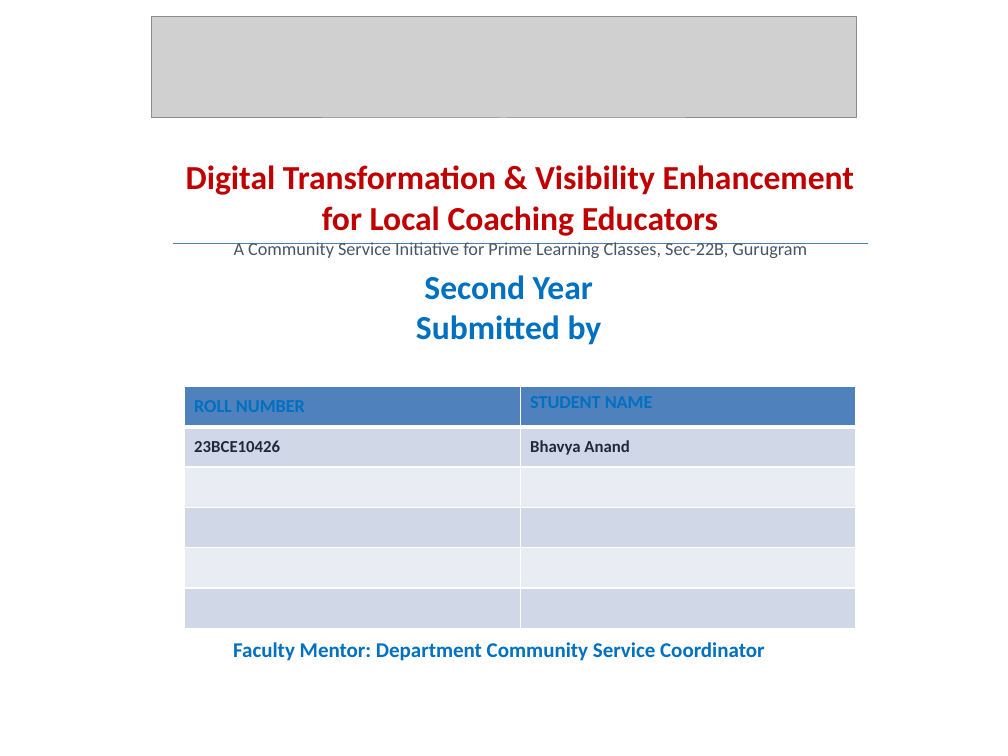
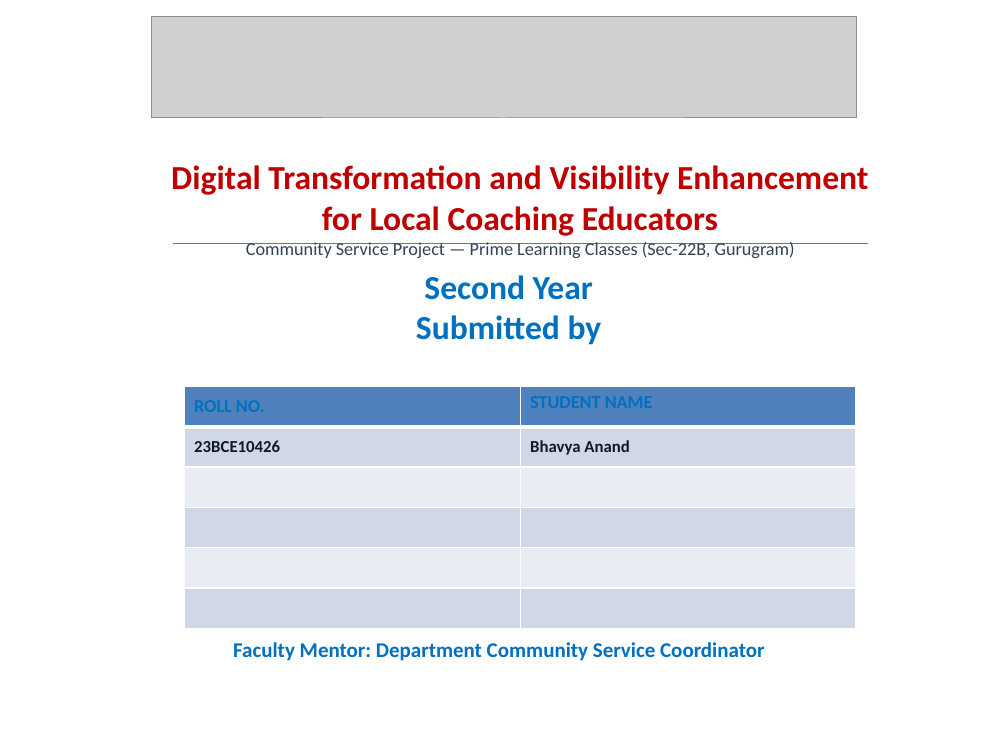
Before and after one commit to bhavyaanand2101-coder/Community_Service_2026, a slide deck: slide 2 of Community_Service_Presentation.pptx. Drawn at 1008x756 pixels with LibreOffice and Linux fonts; fonts in the diff are those of the drawing; grey boxes stand for pictures; background and template pictures are left out. Boxes give left, top, right and bottom in pixels: in the first picture for what was removed or moved away, otherwise in the second. Text is boxed around its words. In the diff, an @@ line names an element or a change of style, - is before the commit and + after.

Commit message:
refactor(presentation & web): make presentation and local search page natural and authentic with standard typography

```diff
--- a/Community_Service_Presentation.pptx
+++ b/Community_Service_Presentation.pptx
@@ text at (171,165,869,258): text changed @@
-Digital Transformation & Visibility Enhancement
-for Local Coaching Educators
-A Community Service Initiative for Prime Learning Classes, Sec-22B, Gurugram
+Digital Transformation and Visibility Enhancement
+for Local Coaching Educators
+Community Service Project — Prime Learning Classes (Sec-22B, Gurugram)
@@ table at (184,386,856,628) @@
-row 1, column 1: ROLL NUMBER
+row 1, column 1: ROLL NO.
@@ text colour #1E293B to #0F172A in "23BCE10426", "Bhavya Anand" @@
```
Also in this commit, not shown: 10 other slides changed, 3 other files.
